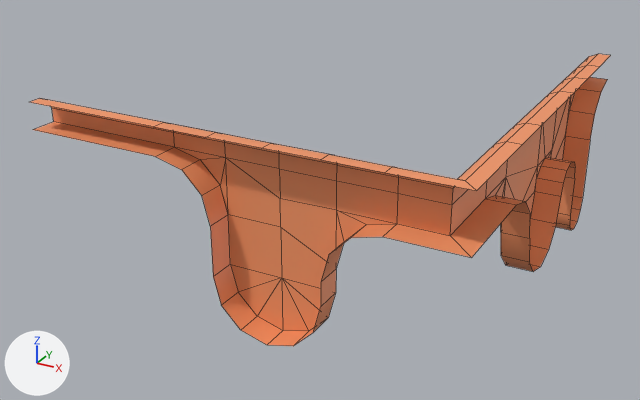
The FBX model Assets/3_3D/Meshes/Tile_v2/Drops/SM_drop_L_1.fbx, before and after one commit.
The view is the same before and after, from a 50 mm camera at (3.18, -6.68, 4.28) aimed at (-0.63, 0.26, 0.81). The lights are fixed; the arrows at lower left show +X, +Y and +Z. Mesh edges are drawn as thin lines. Where no turn or scale is listed for an object, it has been applied to the vertices.

Objects in the first picture: 'SM_drop_L_1'.
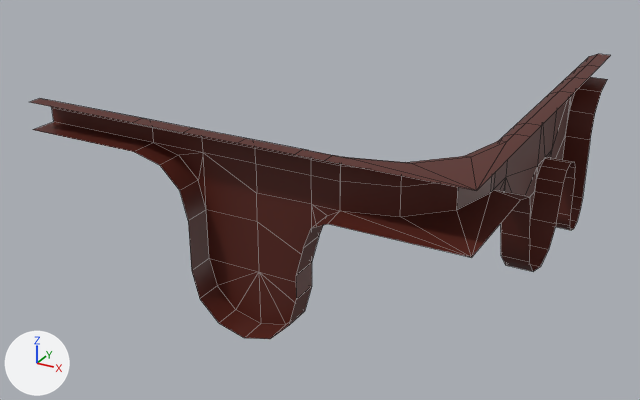
The edits, one by one:
Picture 'T_palette_Modifiers-Enemies.tga' (img_t_palette_modifiers_enemies_tga) is new.
Material 'M_palette_env' (mat_m_palette_env) changes its picture from img_t_palette_env_tga to img_t_palette_modifiers_enemies_tga.
me_mesh is used by ob_sm_drop_l_1; location (0.0, 0.0, 0.0).
me_mesh had 158 vertices, 145 faces and spanned x -2.5..1.5, y -1.5..2.5, z 0.3..2.0.
me_mesh now has 173 vertices, 163 faces and spans x -2.5..1.5, y -1.5..2.5, z 0.3..2.0.
Part 1, on me_mesh:
4 vertices are removed from x 0.34..0.84, y -1.29..-1.25, z 1.51..1.96.
17 faces are deleted.
42 vertices in x -1.16..0.34, y -1.5..-1.25, z 0.3..2.0 move by (-0.22, 0.0, 0.0).
6 vertices in x 1.25..1.5, y -0.5, z 1.51..2.0 move by (0.0, 0.19, 0.0).
4 vertices in x -0.6..0.4, y -1.5..-1.25, z 0.55..1.26 move by (-0.21, 0.0, 0.0).
4 vertices in x 1.25..1.37, y -1.37..-1.25, z 1.51..2.0 move by (0.0, 0.88, 0.0).
3 vertices in x 1.25..1.5, y -0.5..-0.25, z 1.44..1.51 move by (0.0, 0.11, 0.0).
9 vertices move from x 0.34..1.29, y -1.5..-1.25, z 1.44..2.0 to x 0.26..1.29, y -1.5..-0.4, z 1.44..2.0.
19 vertices are added at x 0.12..1.26, y -1.37..-0.81, z 1.51..2.0.
35 new faces join them.
me_mesh part 2: 1 kept faces spanning x 1.13..1.25, y -0.81..-0.37, z 1.75..1.88 get new texture (UV) coordinates.

Where the change shows, as pixel boxes (x1, y1, x2, y2) in the pictures (640 x 400 px):
'SM_drop_L_1', surface changed, reshaped (orange to brown)
    before: (31, 54, 611, 346)
    after: (31, 54, 611, 339)
part 1 of me_mesh, built on
    before: (31, 98, 541, 346)
    after: (31, 98, 541, 339)
part 2 of me_mesh, surface changed (brown)
    before: (398, 177, 453, 205)
